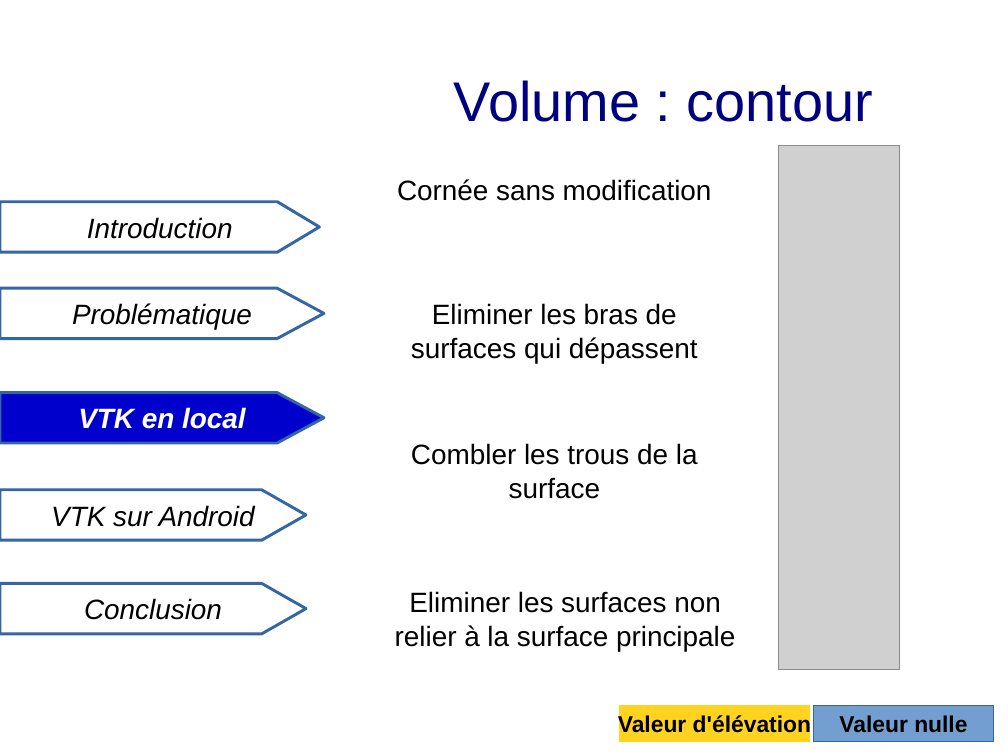
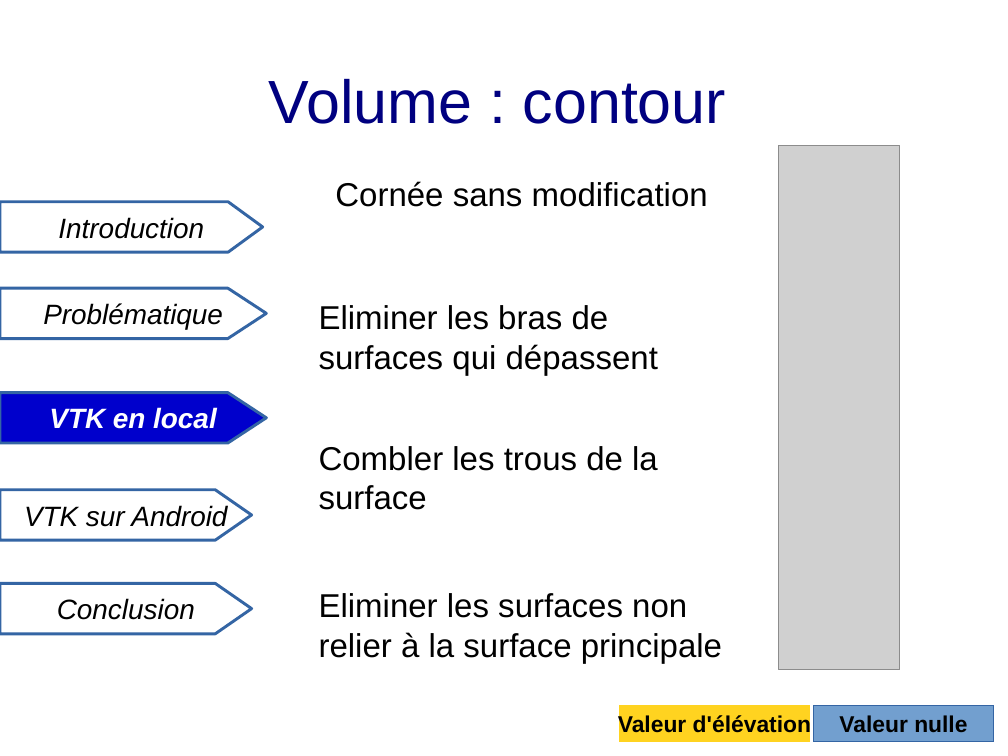
Before and after one commit to exopole/gitVTK, a slide deck: slide 13 of Presentation/rapport/soutenance.odp. Drawn at 1008x756 pixels with LibreOffice and Linux fonts; fonts in the diff are those of the drawing; grey boxes stand for pictures. Boxes give left, top, right and bottom in pixels: in the first picture for what was removed or moved away, otherwise in the second. Text is boxed around its words. In the diff, an @@ line names an element or a change of style, - is before the commit and + after.

```diff
--- a/Presentation/rapport/soutenance.odp
+++ b/Presentation/rapport/soutenance.odp
@@ title "Volume : contour": place and size @@
-title "Volume : contour" at box(454, 80, 873, 122)
+title "Volume : contour" at box(269, 78, 726, 124)
@@ title "Volume : contour" at box(269, 78, 726, 124): size 44 to 48 pt; alignment centre to left @@
@@ text "Cornée sans modification": place and size @@
-text "Cornée sans modification" at box(397, 179, 712, 201)
+text "Cornée sans modification" at box(335, 181, 708, 207)
@@ text "Cornée sans modification" at box(335, 181, 708, 207): size 22 to 26 pt @@
@@ freeform shape "Introduction": place and size @@
-freeform shape "Introduction" at box(0, 202, 319, 252)
+freeform shape "Introduction" at box(0, 202, 263, 252)
@@ freeform shape "Problématique": place and size @@
-freeform shape "Problématique" at box(0, 288, 324, 338)
+freeform shape "Problématique" at box(0, 288, 266, 338)
@@ text "Eliminer les bras de surfaces ...": place and size @@
-text "Eliminer les bras de surfaces ..." at box(411, 303, 698, 363)
+text "Eliminer les bras de surfaces ..." at box(319, 305, 658, 375)
@@ freeform shape "VTK en local": place and size @@
-freeform shape "VTK en local" at box(0, 392, 324, 443)
+freeform shape "VTK en local" at box(0, 392, 266, 443)
@@ size 22 to 26 pt; alignment centre to left in 3 elements at box(319, 593, 722, 663), box(319, 305, 658, 375), box(319, 446, 658, 510) @@
@@ text "Combler les trous de la ...": place and size @@
-text "Combler les trous de la ..." at box(411, 443, 698, 499)
+text "Combler les trous de la ..." at box(319, 446, 658, 510)
@@ freeform shape "VTK sur Android": place and size @@
-freeform shape "VTK sur Android" at box(0, 490, 306, 541)
+freeform shape "VTK sur Android" at box(0, 490, 252, 541)
@@ freeform shape "Conclusion": place and size @@
-freeform shape "Conclusion" at box(0, 584, 306, 634)
+freeform shape "Conclusion" at box(0, 584, 252, 634)
@@ text "Eliminer les surfaces non relier ...": place and size @@
-text "Eliminer les surfaces non relier ..." at box(395, 591, 735, 651)
+text "Eliminer les surfaces non relier ..." at box(319, 593, 722, 663)
```
Also in this commit, not shown: 19 other slides changed, 2 other files.
